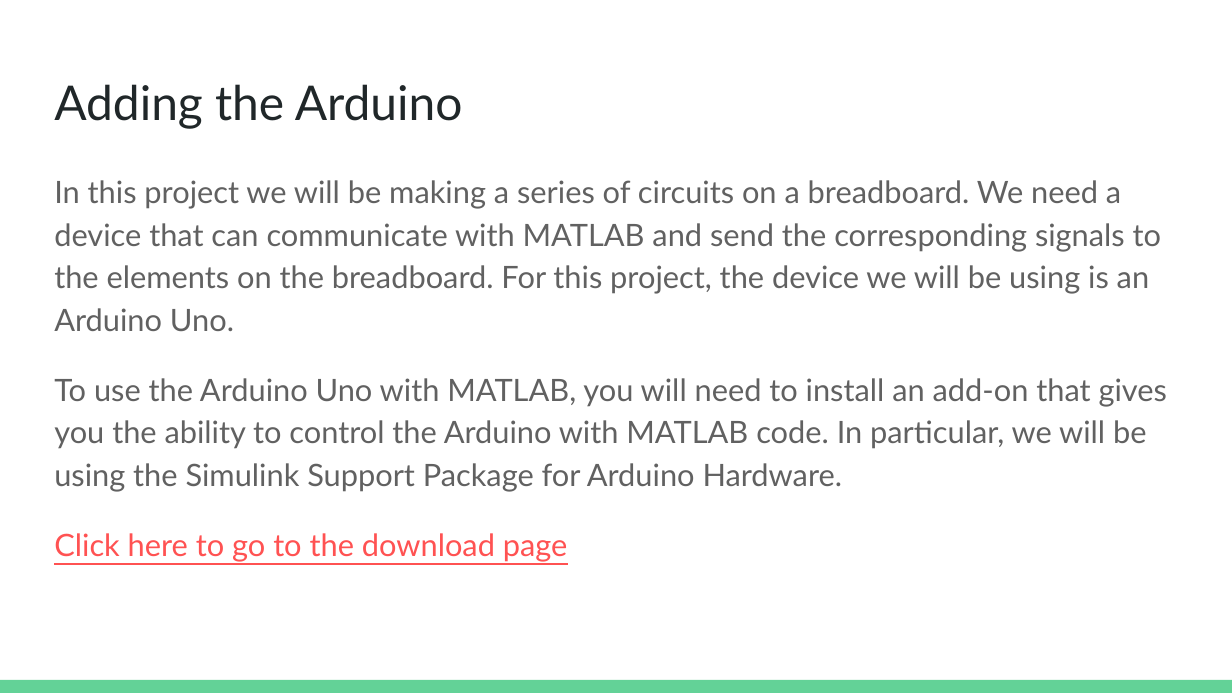
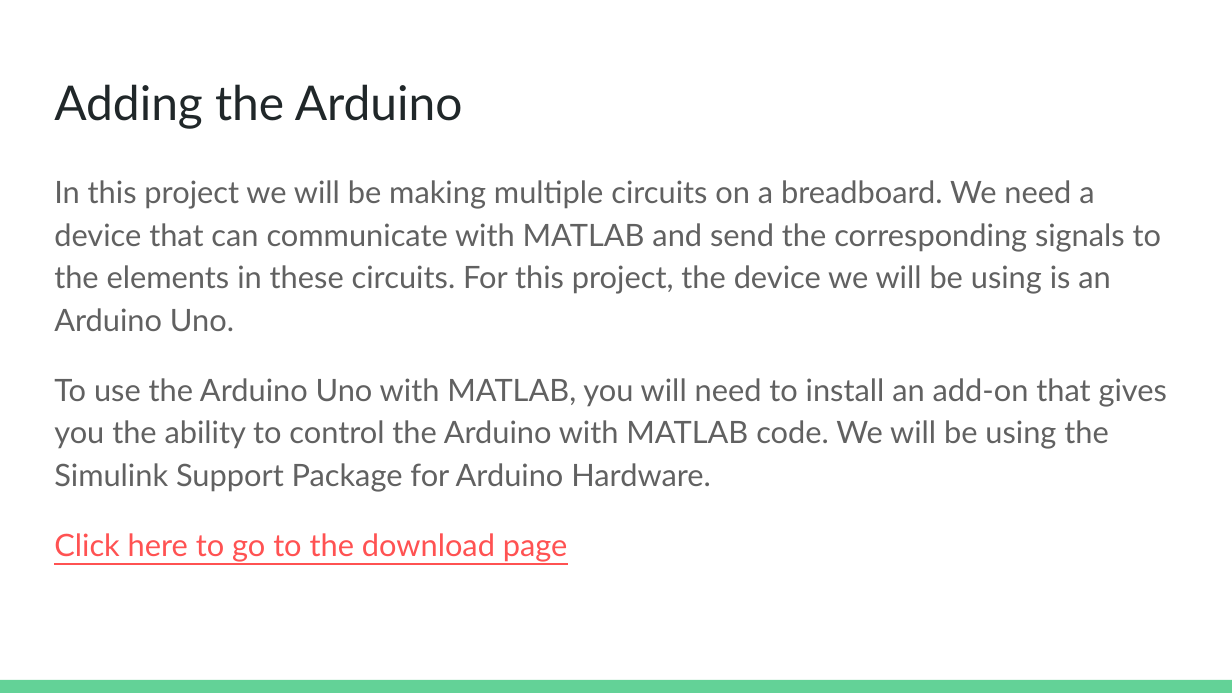
Before and after one commit to ajpasic/Battleship, a slide deck: slide 12 of Battleship GUI.pptx. Drawn at 1232x693 pixels with LibreOffice and Linux fonts; fonts in the diff are those of the drawing. Boxes give left, top, right and bottom in pixels: in the first picture for what was removed or moved away, otherwise in the second. Text is boxed around its words. In the diff, an @@ line names an element or a change of style, - is before the commit and + after.

Commit message:
minor changes

```diff
--- a/Battleship GUI.pptx
+++ b/Battleship GUI.pptx
@@ text at [54, 180, 1167, 492]: text changed @@
-In this project we will be making a series of circuits on a breadboard. We need a device that can communicate with MATLAB and send the corresponding signals to the elements on the breadboard. For this project, the device we will be using is an Arduino Uno.
-To use the Arduino Uno with MATLAB, you will need to install an add-on that gives you the ability to control the Arduino with MATLAB code. In particular, we will be using the Simulink Support Package for Arduino Hardware.
+In this project we will be making multiple circuits on a breadboard. We need a device that can communicate with MATLAB and send the corresponding signals to the elements in these circuits. For this project, the device we will be using is an Arduino Uno.
+To use the Arduino Uno with MATLAB, you will need to install an add-on that gives you the ability to control the Arduino with MATLAB code. We will be using the Simulink Support Package for Arduino Hardware.
```
Also in this commit, not shown: 8 other slides changed.
